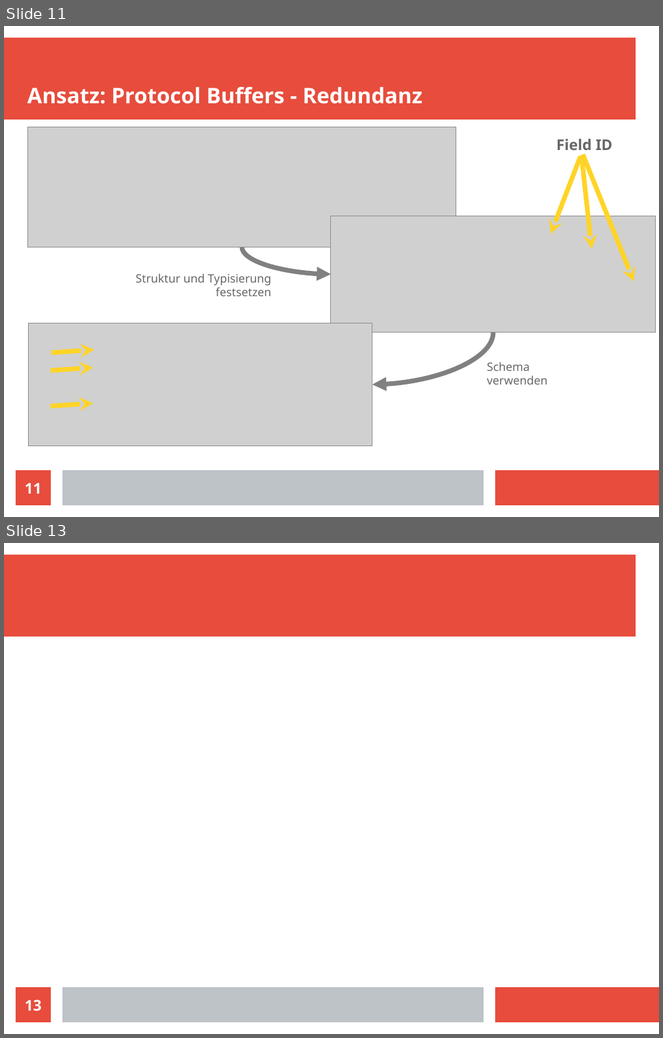
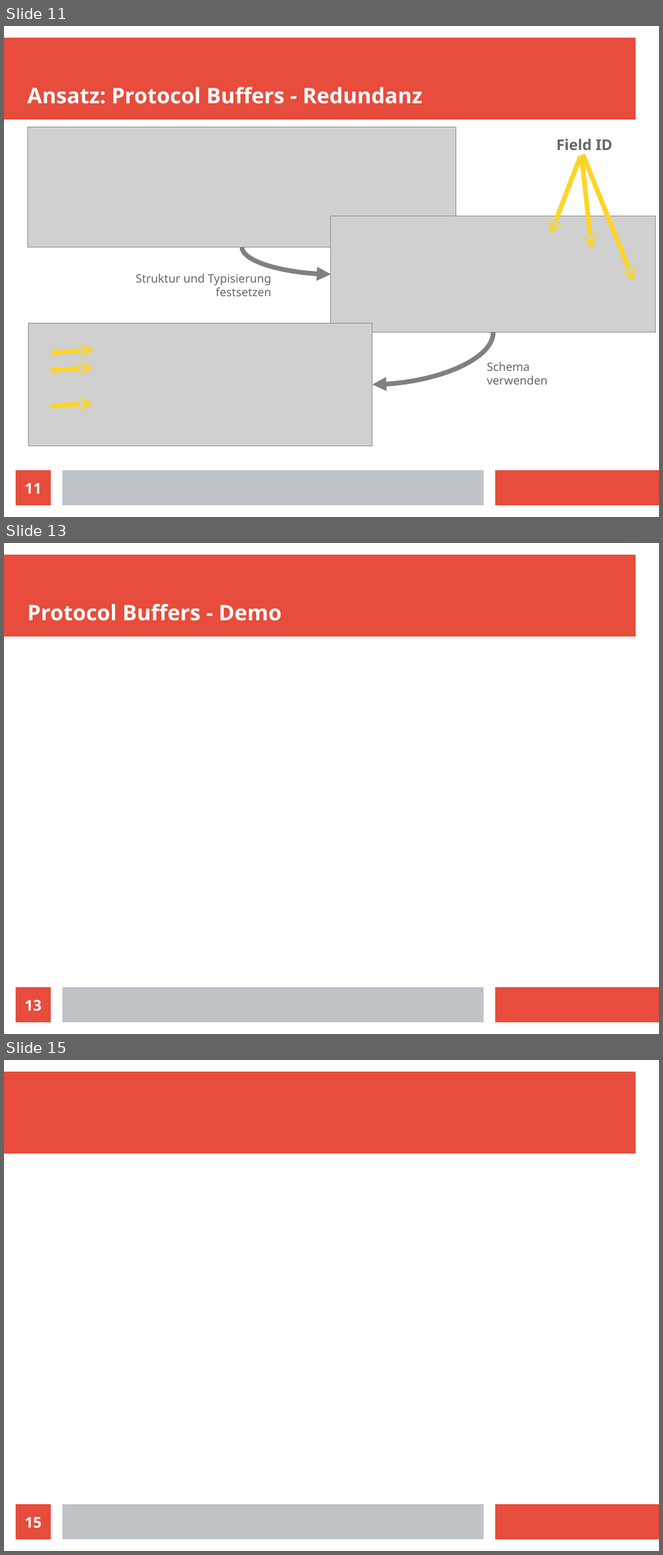
Before and after one commit to slavistan/grpc-showcase, a slide deck: slides.odp. Shown one above the other, each under a label of ours: slides 11 and 13 before the commit, slides 11, 13 and 15 after it; the slides between them are not shown. The pictures are 663x1038 and 663x1555 pixels, drawn with LibreOffice and Linux fonts; fonts in the diff are those of the drawing; grey boxes stand for pictures. Boxes give left, top, right and bottom in pixels: in the first picture for what was removed or moved away, otherwise in the second. Text is boxed around its words. In the diff, an @@ line names an element or a change of style, - is before the commit and + after.

```diff
--- a/slides.odp
+++ b/slides.odp
@@ slide 13 added at (4, 543, 659, 1034), background #FFFFFF; not listed: 3 template elements that a slide beside it also shows @@
@@ title added at (27, 603, 282, 621), 26 pt, text #FFFFFF, bold @@
+Protocol Buffers - Demo
@@ page number added at (16, 988, 51, 1023), fill #E74C3C, 18 pt, text #FFFFFF, bold @@
+13
@@ what was slide 13 is now slide 15 @@
@@ page number at (25, 1517, 42, 1529): text changed @@
-13
+15
```
Also in this commit, not shown: 1 slide changed, 1 other slide added.
